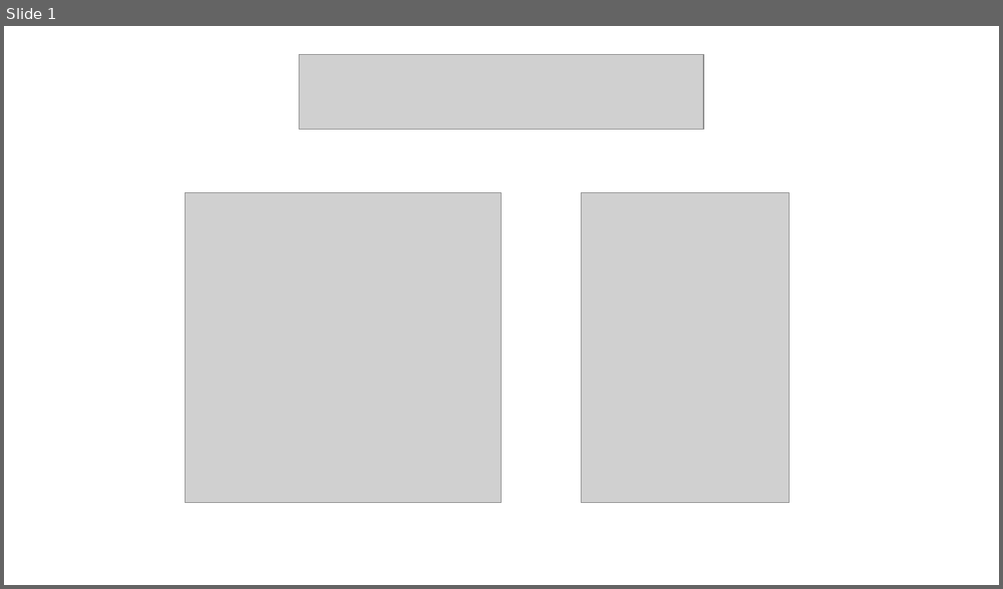
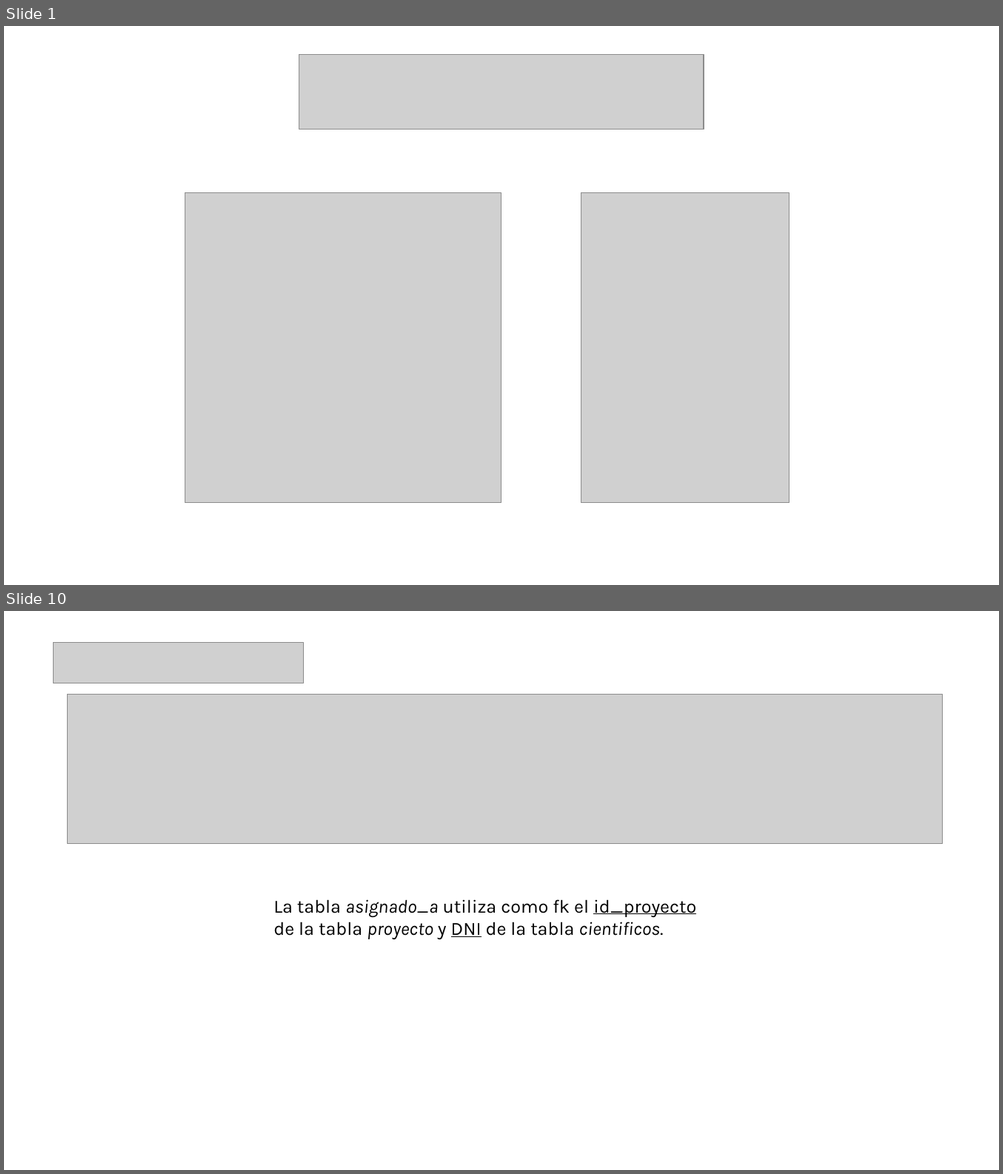
Before and after one commit to AchillesD9-Alex/-2024-Java-Angular-Bootcamp, a slide deck: [JAVA]/C3/TA14/ta14.pptx. Shown one above the other, each under a label of ours: slide 1 before the commit, slides 1 and 10 after it; the slides between them are not shown. The pictures are 1003x589 and 1003x1174 pixels, drawn with LibreOffice and Linux fonts; fonts in the diff are those of the drawing; grey boxes stand for pictures. Boxes give left, top, right and bottom in pixels: in the first picture for what was removed or moved away, otherwise in the second. Text is boxed around its words. In the diff, an @@ line names an element or a change of style, - is before the commit and + after.

```diff
--- a/[JAVA]/C3/TA14/ta14.pptx
+++ b/[JAVA]/C3/TA14/ta14.pptx
@@ slide 10 added at [4,611,999,1170], background #FFFFFF @@
@@ picture added at [54,643,303,684] @@
@@ picture added at [68,695,942,844] @@
@@ text added at [273,900,696,940], 18 pt, text #000000 @@
+La tabla asignado_a utiliza como fk el id_proyecto de la tabla proyecto y DNI de la tabla cientificos.
```
Also in this commit, not shown: 11 other slides added, 8 slides removed, 1 other file.
